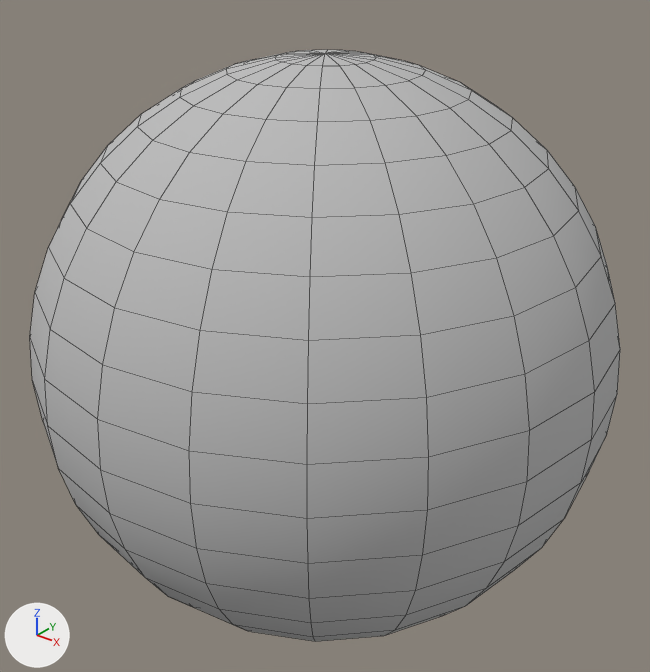
Renders of the OBJ model Data/Models/particle.obj from each side of a commit.
Camera for both pictures: a 50 mm camera at (0.337, -0.421, 0.268) aimed at (-0.002, 0.002, 0.005). Arrows for +X, +Y and +Z are at lower left; the lights stay in place. Mesh edges are drawn as thin lines. Where no turn or scale is listed for an object, it has been applied to the vertices.

Objects in the first picture: 'particle'.
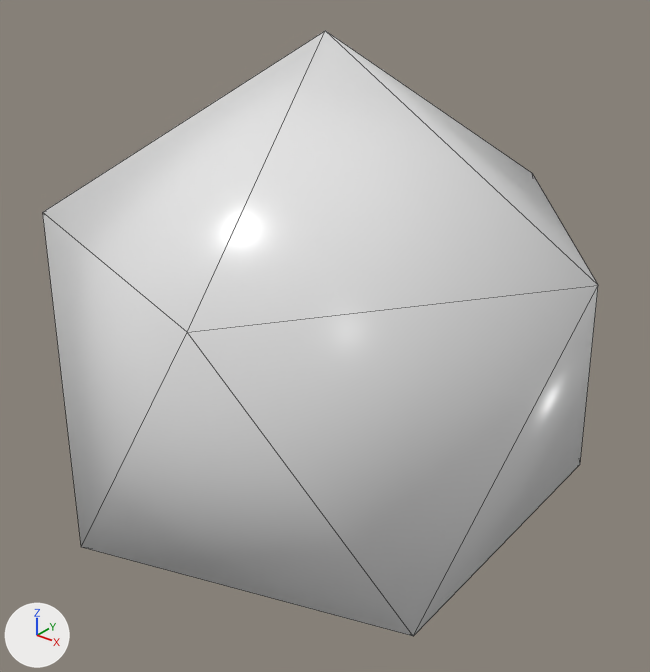
The change in detail:
Material 'None' (mat_none) is new.
Its base color is (0.8, 0.8, 0.8) (white #e7e7e7).
Its roughness is 0.293.
me_particle is used by ob_particle; location (0.0, 0.0, 0.0).
me_particle had 382 vertices, 400 faces and spanned x -0.188..0.188, y -0.188..0.188, z -0.188..0.188.
me_particle no longer uses material mat_initialshadinggroup (grey #bcbcbc).
me_particle now has 12 vertices, 20 faces and spans x -0.179..0.179, y -0.17..0.17, z -0.2..0.2.
me_particle part 1: 382 vertices removed from x -0.188..0.188, y -0.188..0.188, z -0.188..0.188; 12 vertices added at x -0.179..0.179, y -0.17..0.17, z -0.2..0.2, forming an icosphere of 20 faces.
me_particle part 2: the surface is now shaded smooth.
me_particle now uses material mat_none (white #e7e7e7).

Where the change shows, as pixel boxes [x1, y1, x2, y2] in the pictures (650 x 672 px):
'particle', reshaped: before [30, 50, 620, 641]; after [43, 31, 598, 636]
part 1 of me_particle, cut back: before [30, 50, 620, 641]; after [43, 31, 598, 636]
